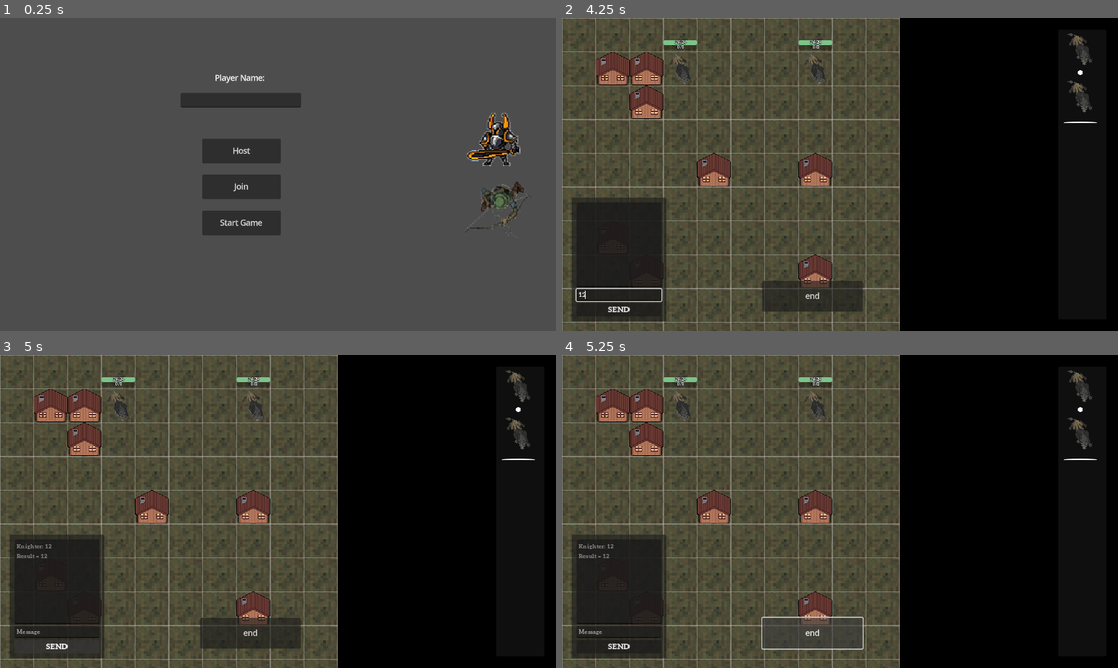
Above: before the commit, frames 1-4 (two rows, left to right).
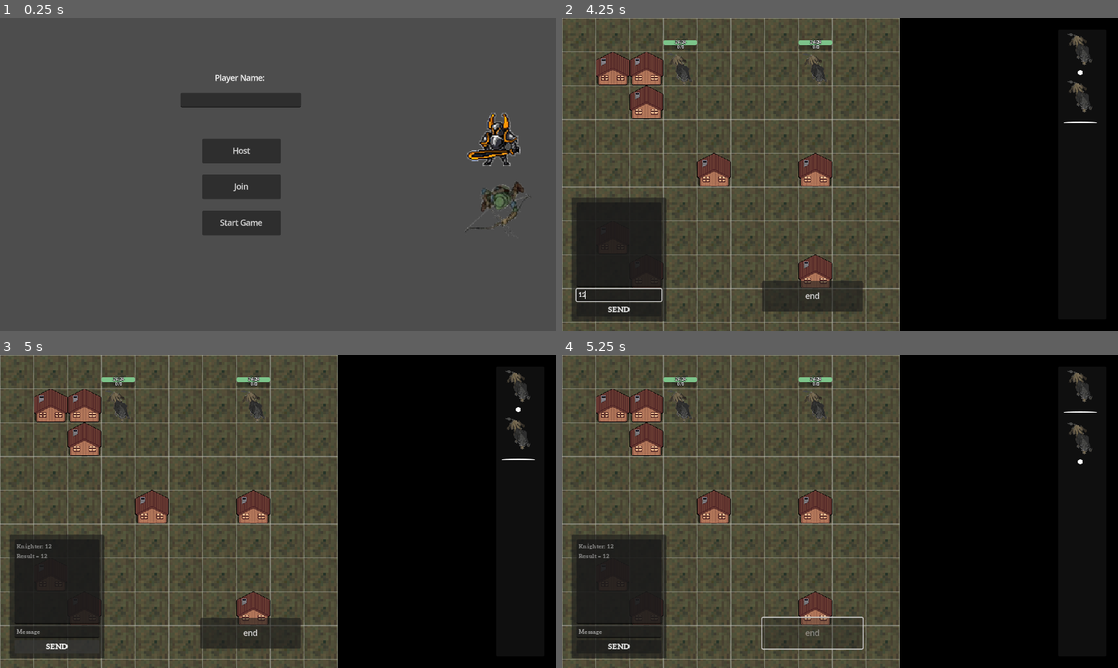
Above: after the commit, the same moments.

Repository: Valar1415/Seed
Game: Godot game, scene res://Utility/Multiplayer Management/MultiplayerController.tscn
Two runs of this game, one before a commit and one after it. Both use one fixed random seed, a clock stepped at 60 frames per second and the inputs below.
Inputs (mouse positions are in pixels of both pictures, inside the frame that each line leads up to):
- Up to frame 1 (0.25 s): no input
- Up to frame 2 (4.25 s): click (801, 99) at 0.52 s; type "Alex" at 0.6 s; click "Host" at 1.25 s; click "Join" at 2 s; click "Start Game" at 2.75 s; click (617, 296) at 3.52 s; type "12" at 3.6 s
- Up to frame 3 (5 s): click "SEND" at 4.25 s
- Up to frame 4 (5.25 s): click "end" at 5 s

Frames 1-3 are identical in both runs. In frame 4, 0.3% of the frame differs, in the area x 43-97%, y 16-90%.
Error in both runs: Invalid operands 'String' and 'int' in operator '+'. (res://Utility/Multiplayer)

Commit message:
P2P UPNP multiplayer connection FIRST ATTEMPT :pray: :pray:

Diff:
--- a/Characters/NPCs/enemy_class.gd
+++ b/Characters/NPCs/enemy_class.gd
@@ -47,25 +47,24 @@
 		#movement = 2
 		#act()
 
-@rpc("any_peer", "call_local", "reliable")
 func turn_start():
 	movement = 2
 	rolls = 1
-	print_rich("[color=#ADD8E6]Enemy turn:[/color] %s" % name)
-	act.rpc()
-
-@rpc("any_peer", "call_local", "reliable")
+	#print_rich("[color=#ADD8E6]Enemy turn:[/color] %s" % name)
+	act()
+
+#@rpc("any_peer", "call_local", "reliable")
 func act():
 	if current_state == States.CORPSE: # Not good, rather get him out of init array
 		return
 
 	set_tilemap_obstacle(false)
 	var target = pick_target()
-	print_rich("[color=red][b]%s:[/b][/color] %s" % ["Enemy target", target.name])
+	#print_rich("[color=red][b]%s:[/b][/color] %s" % ["Enemy target", target.name])
 	get_path_to_target(target)
 	if path.is_empty(): # Do nothing if target inaccessible
 		return
-
+	var target_string_ref = target.get_path() # Multiplayer fix (EncodedObjectAsID)
 
 	atk_targets.clear()
 	check_atk_targets_in_range()
@@ -76,23 +75,24 @@
 		check_atk_targets_in_range()
 		if !atk_targets.is_empty(): # If found target, attack
 			await rotate_towards_target(target.global_position)
-			attack(target)
+			attack.rpc(target_string_ref)
 		else: # Use roll for movement
 			movement = base_movement
 			rolls = 0
 			await move()
 	else:
 		await rotate_towards_target(target.global_position)
-		attack(target)
+		attack.rpc(target_string_ref)
 
 
 	await get_tree().create_timer(2).timeout
 	set_tilemap_obstacle(true)
-	UiEventBus.turn_end.emit(self)
 	emit_signal("turn_end")
 
 
-func attack(target_enemy):
+@rpc("any_peer", "call_local", "reliable")
+func attack(target_enemy_path):
+	var target_enemy = get_node(target_enemy_path)
 	while rolls > 0:
 		var rolled_ability = DiceRoll.roll("1d6")
 		match rolled_ability:
@@ -196,7 +196,7 @@
 #
 	#position += Vector2.DOWN * 70
 
-
+@rpc("any_peer", "call_local", "reliable")
 func take_damage(amount):
 	if armor > 0:
 		var damage_to_armor = min(amount, armor)  # Reduce only the amount available in armor
@@ -236,3 +236,11 @@
 func set_tilemap_obstacle(value):
 	var current_position = tileMap_ground.local_to_map(global_position)
 	astar.set_point_solid(current_position, value)
+
+func roll_dice(skill: Skill):
+	if multiplayer.is_server():
+		skill.dice_result_dmg = DiceRoll.roll(skill.dice_roll_dmg)
+		skill.dice_result_armor = DiceRoll.roll(skill.dice_roll_armor)
+		MultiplayerManager.peer_print(skill.dice_result_dmg)
+		if skill.dice_result_armor != 0:
+			MultiplayerManager.peer_print(skill.dice_result_armor)
--- a/Characters/NPCs/wolf.gd
+++ b/Characters/NPCs/wolf.gd
@@ -1,21 +1,32 @@
 extends Enemy
 
-func attack(target_enemy):
+@rpc("any_peer", "call_local", "reliable")
+func attack(target_enemy_path):
+	var target_enemy = get_node(target_enemy_path)
 	while rolls > 0:
 		var rolled_ability = DiceRoll.roll("1d6")
 		match rolled_ability:
 			1,2,3:
-				var damage = DiceRoll.roll("1d12")
+				var skill = Skill.new()
+				skill.dice_roll_dmg = "1d12"
+				await roll_dice(skill)
+
 				if target_enemy != null:
-					target_enemy.take_damage(damage)
+					target_enemy.take_damage.rpc(skill.dice_result_dmg)
 			4,5:
-				var damage = DiceRoll.roll("1d6 + 1d4")
+				var skill = Skill.new()
+				skill.dice_roll_dmg = "1d6 + 1d4"
+				await roll_dice(skill)
+
 				if target_enemy != null:
-					target_enemy.take_damage(damage)
+					target_enemy.take_damage.rpc(skill.dice_result_dmg)
 			6:
-				var damage = DiceRoll.roll("3d6")
+				var skill = Skill.new()
+				skill.dice_roll_dmg = "1d6 + 1d4"
+				await roll_dice(skill)
+
 				if target_enemy != null:
-					target_enemy.take_damage(damage)
+					target_enemy.take_damage.rpc(skill.dice_result_dmg)
 		rolls -= 1
 		atk_targets.clear()
 		check_atk_targets_in_range()
--- a/Characters/NPCs/wolf.tscn
+++ b/Characters/NPCs/wolf.tscn
@@ -10,7 +10,13 @@
 [sub_resource type="SceneReplicationConfig" id="SceneReplicationConfig_yn6h2"]
 properties/0/path = NodePath(".:position")
 properties/0/spawn = true
-properties/0/replication_mode = 1
+properties/0/replication_mode = 2
+properties/1/path = NodePath(".:rotation")
+properties/1/spawn = true
+properties/1/replication_mode = 2
+properties/2/path = NodePath(".:rolls")
+properties/2/spawn = true
+properties/2/replication_mode = 2
 
 [sub_resource type="RectangleShape2D" id="RectangleShape2D_ryv6h"]
 size = Vector2(70, 70)
--- a/Characters/PCs/Knighter/Knighter.gd
+++ b/Characters/PCs/Knighter/Knighter.gd
@@ -21,43 +21,57 @@
 		reveal_local_UI()
 
 
-
-func execute_ability(ability: Abilities, target_pos: Vector2, target_enemy) -> void:
-	print("Ability executed at position: ", target_pos)
-	print("target enemy name: ", target_enemy)
+@rpc("any_peer", "call_local", "reliable")
+func execute_ability(ability: Abilities, target_pos: Vector2, target_enemy_path) -> void:
+	var target_enemy = get_node(target_enemy_path)
+	#print("Ability executed at position: ", target_pos)
+	#print("target enemy name: ", target_enemy)
 	match ability:
 		Abilities.A1:
-			var damage = roll_dice("1d12 + 1d6")
+			var skill = Skill.new()
+			skill.dice_roll_dmg = "1d12 + 1d6"
+			await roll_dice(skill)
+
 			if target_enemy != null:
-				target_enemy.take_damage(damage)
-			rolls -= 1
+				target_enemy.take_damage.rpc(skill.dice_result_dmg)
+			skill.queue_free() # Prevent memory leak
 		Abilities.A2:
-			var damage = roll_dice("3d4")
-			var armor_ = roll_dice("2d6")
+			var skill = Skill.new()
+			skill.dice_roll_dmg = "3d4"
+			skill.dice_roll_armor = "2d6"
+			await roll_dice(skill)
+
 			if target_enemy != null:
-				target_enemy.take_damage(damage)
-			gain_armor(armor_)
-			rolls -= 1
+				target_enemy.take_damage.rpc(skill.dice_result_dmg)
+			gain_armor.rpc(skill.dice_result_armor)
+			skill.queue_free() # Prevent memory leak
 		Abilities.A3:
 			var shield_icon = debuffIcon.instantiate()
 			%Buffs.add_child(shield_icon)
 			shield_icon.texture = load("res://temp/Shield.png")
-			rolls -= 1
 		Abilities.A4:
-			var damage = roll_dice("1d12 + 1d6")
+			var skill = Skill.new()
+			skill.dice_roll_dmg = "1d12 + 1d6"
+			await roll_dice(skill)
+
 			if target_enemy != null:
-				target_enemy.take_damage(damage)
-			rolls -= 1
+				target_enemy.take_damage.rpc(skill.dice_result_dmg)
+			skill.queue_free() # Prevent memory leak
 		Abilities.A5:
-			var armor_ = roll_dice("4d6")
-			gain_armor(armor_)
-			rolls -= 1
+			var skill = Skill.new()
+			skill.dice_roll_armor = "4d6"
+			await roll_dice(skill)
+
+			gain_armor.rpc(skill.dice_result_armor)
+			skill.queue_free() # Prevent memory leak
 		Abilities.A6:
-			var damage = roll_dice("2d8 + 1d10 + 1d4 + 1d999")
+			var skill = Skill.new()
+			skill.dice_roll_dmg = "2d8 + 1d10 + 1d4 + 1d999"
+			await roll_dice(skill)
+
 			if target_enemy != null:
-				target_enemy.take_damage(damage)
-			rolls -= 1
-
+				target_enemy.take_damage.rpc(skill.dice_result_dmg)
+	rolls -= 1
 
 ## ABILITIES
 
@@ -74,7 +88,7 @@
 func _on_a_3_pressed() -> void:
 	current_ability = Abilities.A3
 	if rolls > 0 and turn:
-		execute_ability(current_ability, Vector2(0,0), Vector2(0,0))
+		execute_ability.rpc(current_ability, Vector2(0,0), Vector2(0,0))
 	pass
 
 func _on_a_4_pressed() -> void:
@@ -85,7 +99,7 @@
 func _on_a_5_pressed() -> void:
 	current_ability = Abilities.A5
 	if rolls > 0 and turn:
-		execute_ability(current_ability, Vector2(0,0), Vector2(0,0))
+		execute_ability.rpc(current_ability, Vector2(0,0), Vector2(0,0))
 	pass
 
 func _on_a_6_pressed() -> void:
--- a/Characters/PCs/Knighter/Knighter.tscn
+++ b/Characters/PCs/Knighter/Knighter.tscn
@@ -58,7 +58,7 @@
 collision_mask = 6
 script = ExtResource("1_e5ccn")
 
-[node name="MultiplayerSynchronizer" type="MultiplayerSynchronizer" parent="."]
+[node name="GeneralSync" type="MultiplayerSynchronizer" parent="."]
 replication_interval = 0.1
 delta_interval = 0.1
 replication_config = SubResource("SceneReplicationConfig_j5j14")
--- a/Characters/PCs/Ranger/Ranger.gd
+++ b/Characters/PCs/Ranger/Ranger.gd
@@ -17,44 +17,64 @@
 
 	if is_multiplayer_authority():
 		combatants.local_player = self
-		initiative = "1d998999"
+		initiative = "1d9999"
 		reveal_local_UI()
 
 
 
-
-func execute_ability(ability: Abilities, target_pos: Vector2, target_enemy) -> void:
-	print("Ability executed at position: ", target_pos)
-	print("target enemy name: ", target_enemy)
+@rpc("any_peer", "call_local", "reliable")
+func execute_ability(ability: Abilities, target_pos: Vector2, target_enemy_path) -> void:
+	var target_enemy = get_node(target_enemy_path)
+	#print("Ability executed at position: ", target_pos)
+	#print("target enemy name: ", target_enemy)
 	match ability:
 		Abilities.A1:
-			var damage = roll_dice("1d6 + 1d8")
+			var skill = Skill.new()
+			skill.dice_roll_dmg = "1d6 + 1d8"
+			await roll_dice(skill)
+
 			if target_enemy != null:
-				target_enemy.take_damage(damage)
-			rolls -= 1
+				target_enemy.take_damage.rpc(skill.dice_result_dmg)
+			skill.queue_free()
 		Abilities.A2:
-			var damage = roll_dice("1d12 + 1d4")
+			var skill = Skill.new()
+			skill.dice_roll_dmg = "1d6 + 1d8"
+			await roll_dice(skill)
+
 			if target_enemy != null:
-				target_enemy.take_damage(damage)
-			rolls -= 1
+				target_enemy.take_damage.rpc(skill.dice_result_dmg)
+			skill.queue_free()
 		Abilities.A3:
-			var health = roll_dice("3d6")
-			gain_health(health)
-			rolls -= 1
+			var skill = Skill.new()
+			skill.dice_roll_health = "3d6"
+			await roll_dice(skill)
+
+			gain_health.rpc(skill.dice_result_health)
+			skill.queue_free()
 		Abilities.A4:
-			var damage = roll_dice("2d8")
+			var skill = Skill.new()
+			skill.dice_roll_dmg = "2d8"
+			await roll_dice(skill)
+
 			if target_enemy != null:
-				target_enemy.take_damage(damage)
-			rolls -= 1
+				target_enemy.take_damage.rpc(skill.dice_result_dmg)
+			skill.queue_free()
 		Abilities.A5:
-			var armor_ = roll_dice("4d6")
-			gain_armor(armor_)
-			rolls -= 1
+			var skill = Skill.new()
+			skill.dice_roll_armor = "4d6"
+			await roll_dice(skill)
+
+			gain_armor.rpc(skill.dice_result_armor)
+			skill.queue_free()
 		Abilities.A6:
-			var damage = roll_dice("6d4")
+			var skill = Skill.new()
+			skill.dice_roll_dmg = "6d4"
+			await roll_dice(skill)
+
 			if target_enemy != null:
-				target_enemy.take_damage(damage)
-			rolls -= 1
+				target_enemy.take_damage.rpc(skill.dice_result_dmg)
+			skill.queue_free()
+	rolls -= 1
 
 
 ## ABILITIES
@@ -72,7 +92,7 @@
 func _on_a_3_pressed() -> void:
 	current_ability = Abilities.A3
 	if rolls > 0 and turn:
-		execute_ability(current_ability, Vector2(0,0), Vector2(0,0))
+		execute_ability.rpc(current_ability, Vector2(0,0), Vector2(0,0))
 	pass
 
 func _on_a_4_pressed() -> void:
@@ -83,7 +103,7 @@
 func _on_a_5_pressed() -> void:
 	current_ability = Abilities.A5
 	if rolls > 0 and turn:
-		execute_ability(current_ability, Vector2(0,0), Vector2(0,0))
+		execute_ability.rpc(current_ability, Vector2(0,0), Vector2(0,0))
 	pass
 
 func _on_a_6_pressed() -> void:
--- a/Characters/PCs/Ranger/Ranger.tscn
+++ b/Characters/PCs/Ranger/Ranger.tscn
@@ -22,6 +22,20 @@
 properties/3/spawn = true
 properties/3/replication_mode = 2
 
+[sub_resource type="SceneReplicationConfig" id="SceneReplicationConfig_l5tww"]
+properties/0/path = NodePath("GUI_Global/Attributes/HealthBar:value")
+properties/0/spawn = true
+properties/0/replication_mode = 2
+properties/1/path = NodePath("GUI_Global/Attributes/ArmorBar:value")
+properties/1/spawn = true
+properties/1/replication_mode = 2
+properties/2/path = NodePath("GUI_Global/Attributes/HealthBar/HealthLbl:text")
+properties/2/spawn = true
+properties/2/replication_mode = 2
+properties/3/path = NodePath("GUI_Global/Attributes/ArmorBar/ArmorLbl:text")
+properties/3/spawn = true
+properties/3/replication_mode = 2
+
 [sub_resource type="RectangleShape2D" id="RectangleShape2D_vaaew"]
 size = Vector2(70, 70)
 
@@ -58,10 +72,13 @@
 collision_mask = 6
 script = ExtResource("1_30svg")
 
-[node name="MultiplayerSynchronizer" type="MultiplayerSynchronizer" parent="."]
+[node name="GeneralSync" type="MultiplayerSynchronizer" parent="."]
 replication_interval = 0.1
 delta_interval = 0.1
 replication_config = SubResource("SceneReplicationConfig_j5j14")
+
+[node name="UISync" type="MultiplayerSynchronizer" parent="."]
+replication_config = SubResource("SceneReplicationConfig_l5tww")
 
 [node name="Sprite2D" type="Sprite2D" parent="."]
 texture = ExtResource("2_fi6hc")
--- a/Characters/PCs/player_class.gd
+++ b/Characters/PCs/player_class.gd
@@ -58,8 +58,9 @@
 
 var current_ability: Abilities = Abilities.A0
 var targeting_active: bool = false
-var dice_result: int = 0
-
+
+#@export var dice_result: int = 0 # Was used die roll for rpc sync
+#@export var dice_result2: int = 0
 
 func _process(_delta) -> void:
 	var n = calculate_mouse_pos()
@@ -77,16 +78,17 @@
 		global_position = mouse_pos
 
 func _input_event(_viewport, event, _shape_idx): # Mouse Drag&Drop
-	if event is InputEventMouseButton and event.pressed:
-		if event.button_index == MOUSE_BUTTON_LEFT:
-			is_dragging = true
-			#print("Mouse button pressed on player")
-
-
-	if event is InputEventMouseButton and not event.pressed:
-		if event.button_index == MOUSE_BUTTON_LEFT:
-			is_dragging = false
-			snap_to_nearest_tile()
+	if is_multiplayer_authority():
+		if event is InputEventMouseButton and event.pressed:
+			if event.button_index == MOUSE_BUTTON_LEFT:
+				is_dragging = true
+				#print("Mouse button pressed on player")
+
+
+		if event is InputEventMouseButton and not event.pressed:
+			if event.button_index == MOUSE_BUTTON_LEFT:
+				is_dragging = false
+				snap_to_nearest_tile()
 
 func _input(event: InputEvent) -> void:
 	if is_multiplayer_authority():
@@ -144,6 +146,7 @@
 
 		# Find enemy on selected tile
 		var target_enemy = find_enemy_on_tile(target_pos)
+		var target_enemy_string_ref = target_enemy.get_path() # Multiplayer fix (EncodedObjectAsID)
 
 		# Check if ranged attack is blocked
 		var range_atk_collider = raycast.get_collider()
@@ -151,7 +154,7 @@
 		# Execute the ability with the target tile position
 		if range_atk_collider == null or !range_atk_collider.is_in_group("obstacle"): # Check if ranged attack is blocked
 			if rolls > 0:
-					execute_ability(current_ability, target_pos, target_enemy)
+					execute_ability.rpc(current_ability, target_pos, target_enemy_string_ref)
 		else:
 			print("Attack blocked by obstacle")
 
@@ -162,7 +165,9 @@
 	target_icon.visible = false
 	raycast.enabled = false
 
-func execute_ability(ability: Abilities, target_pos: Vector2, target_enemy) -> void:
+@rpc("any_peer", "call_local", "reliable")
+func execute_ability(ability: Abilities, target_pos: Vector2, target_enemy_path) -> void:
+	var target_enemy = get_node(target_enemy_path)
 	print("Ability executed at position: ", target_pos)
 	print("target enemy name: ", target_enemy)
 	match ability:
@@ -182,6 +187,7 @@
 
 ## ATTRIBUTES
 
+@rpc("any_peer", "call_local", "reliable")
 func gain_health(amount):
 	health += amount
 	if health > max_health:
@@ -189,6 +195,7 @@
 	%HealthBar.value = health
 	%HealthLbl.text = str(health, "/", max_health)
 
+@rpc("any_peer", "call_local", "reliable")
 func gain_armor(amount):
 	armor += amount
 	if armor > max_armor:
@@ -196,6 +203,7 @@
 	%ArmorBar.value = armor
 	%ArmorLbl.text = str(armor, "/", max_armor)
 
+@rpc("any_peer", "call_local", "reliable")
 func take_damage(amount):
 	if armor > 0:
 		var damage_to_armor = min(amount, armor)  # Reduce only the amount available in armor
@@ -248,10 +256,20 @@
 func reveal_local_UI():
 	$GUI_Local.show()
 
-
-func roll_dice(dice):
-	var result = DiceRoll.roll(dice)
-	print(result)
-	if result != 0:
-		world.type_dice_result(result)
-		return result
+func roll_dice(skill: Skill):
+	if multiplayer.is_server():
+		skill.dice_result_dmg = DiceRoll.roll(skill.dice_roll_dmg)
+		skill.dice_result_armor = DiceRoll.roll(skill.dice_roll_armor)
+		world.type_dice_result.rpc(skill.dice_result_dmg)
+		MultiplayerManager.peer_print(skill.dice_result_dmg)
+		if skill.dice_result_armor != 0:
+			world.type_dice_result.rpc(skill.dice_result_armor)
+			MultiplayerManager.peer_print(skill.dice_result_armor)
+		#sync_diceroll.rpc(attack)
+		##return result
+#
+#@rpc("any_peer", "call_local", "reliable")
+#func sync_diceroll(attack: Attack):
+	#
+	#dice_result2 = result2
+	#MultiplayerManager.peer_print(result2)
--- a/Utility/Initiative Bar/TurnManager/initiative_manager.gd
+++ b/Utility/Initiative Bar/TurnManager/initiative_manager.gd
@@ -7,7 +7,7 @@
 var turn: int = 0
 var turnInit: int = 0
 
-var local_player: Player
+var local_player: Player # Set from individual Player scripts
 
 func _ready() -> void:
 	if multiplayer.is_server():
@@ -37,7 +37,8 @@
 
 	await get_tree().create_timer(1).timeout
 	broadcast_initative_order.rpc(initiative_order)
-	var turn_owner_name = initiative_order[turnInit]["name"]
+	connect_NPC_signals.rpc()
+	#var turn_owner_name = initiative_order[turnInit]["name"]
 	start_first_turn.rpc()
 
 
@@ -57,42 +58,44 @@
 	turn += 1
 
 	var turn_owner = get_current_turn_owner()
-	MultiplayerManager.peer_print(turn_owner)
+	#MultiplayerManager.peer_print(turn_owner)
 	#MultiplayerManager.peer_print(is_local_player_turn_owner())
-
-	if is_local_player_turn_owner():
-		ally_turn_start(turn_owner)
-		UiEventBus.turn_end.emit(turn_owner)
-	else: # Enemy turn
-		if multiplayer.is_server():
-			enemy_turn_start(turn_owner)
+	if multiplayer.is_server():
+		MultiplayerManager.peer_print(get_current_turn_owner())
 
 
-func ally_turn_start(turn_owner):
+	if is_local_player_turn_owner(): # Ally turn
+		owner_turn_start(turn_owner)
+		UiEventBus.turn_end.emit(turn_owner)
+	elif !turn_owner.is_in_group("player"): # Enemy turn
+		if multiplayer.is_server():
+			owner_turn_start(turn_owner)
+			UiEventBus.turn_end.emit(turn_owner)
+
+
+func owner_turn_start(turn_owner):
 	turn_owner.turn_start()
 	update_ui.rpc()
 	#MultiplayerManager.peer_print("my turn")
 
+
 @rpc("any_peer", "call_local", "reliable")
 func start_first_turn():
 	if is_local_player_turn_owner():
-		ally_turn_start(get_current_turn_owner())
-	MultiplayerManager.peer_print(get_current_turn_owner())
+		owner_turn_start(get_current_turn_owner())
+	#MultiplayerManager.peer_print(get_current_turn_owner())
 
 
 @rpc("any_peer", "call_local", "reliable")
 func update_ui() -> void: # Button
 	%EndTurnButton.update()
 
-func enemy_turn_start(turn_owner):
-	#print(turn_owner)
-	turn_owner.turn_start.rpc()
 
 func find_combatant_by_name(char_name: String) -> Node:
 	var characters_root = get_tree().root.get_node("World/Combatants")
 	return characters_root.find_child(char_name, true, false)
 
-func _on_end_turn_pressed() -> void:
+func _on_end_turn_pressed() -> void: # Called on button press & enemy.act()
 	end_turn.rpc()
 
 @rpc("any_peer", "call_local", "reliable")
@@ -100,6 +103,12 @@
 	initiative_order = order
 	for character in initiative_order:
 		character["node"] = find_combatant_by_name(character["name"])
+
+@rpc("any_peer", "call_local", "reliable")
+func connect_NPC_signals():
+	for character in initiative_order:
+		if character["node"].is_in_group("enemy"):
+			character["node"].turn_end.connect(Callable(self, "_on_end_turn_pressed"))
 
 
 
--- a/Utility/Multiplayer Management/MultiplayerController.gd
+++ b/Utility/Multiplayer Management/MultiplayerController.gd
@@ -10,15 +10,40 @@
 var selected_class = "Knighter"
 #endregion Public Variables
 
+#region UPNP
+var upnp
+var external_ip
+#endregion UPNP
+
 # Called when the node enters the scene tree for the first time
 func _ready():
 	multiplayer.peer_connected.connect(_on_peer_connected)
 	multiplayer.peer_disconnected.connect(_on_peer_disconnected)
 	multiplayer.connected_to_server.connect(_on_connected_to_server)
 	multiplayer.connection_failed.connect(_on_connection_failed)
+	uPnP_setup()
 
 	if "--server" in OS.get_cmdline_args():
 		HostGame()
+
+func uPnP_setup():
+	upnp = UPNP.new()
+	var discover_result = upnp.discover()
+
+	if discover_result == UPNP.UPNP_RESULT_SUCCESS:
+		if upnp.get_gateway() and upnp.get_gateway().is_valid_gateway():
+
+			var map_result_udp = upnp.add_port_mapping(port, port, "godot_udp", "UDP", 0)
+			var map_result_tcp = upnp.add_port_mapping(port, port, "godot_tcp", "TCP", 0)
+
+			if not map_result_udp == UPNP.UPNP_RESULT_SUCCESS:
+				upnp.add_port_mapping(port, port, "", "UDP")
+			if not map_result_tcp == UPNP.UPNP_RESULT_SUCCESS:
+				upnp.add_port_mapping(port, port, "", "TCP")
+
+	external_ip = upnp.query_external_address()
+
+
 
 #region Multiplayer Callbacks
 # This get called on the server and clients
@@ -83,6 +108,7 @@
 
 	MultiplayerManager.peer_print("Hosting and waiting for players, sending PI")
 	SendPlayerInformation($PlayerName.text, multiplayer.get_unique_id(), selected_class)
+	MultiplayerManager.peer_print(peer)
 #endregion Multiplayer Methods
 
 func _on_host_button_down():
@@ -90,9 +116,10 @@
 
 func _on_join_button_down():
 	peer = ENetMultiplayerPeer.new()
-	peer.create_client(address, port)
+	peer.create_client(external_ip, port)
 	peer.get_host().compress(ENetConnection.COMPRESS_RANGE_CODER)
 	multiplayer.set_multiplayer_peer(peer)
+
 
 func _on_start_game_button_down():
 	# TODO: Assert every player has a name
@@ -105,3 +132,8 @@
 func _on_ranger_class_pressed() -> void:
 	selected_class = "ranger"
 #endregion Class Selection Callbacks
+
+
+func _exit_tree() -> void:
+	upnp.delete_port_mapping(port, "UDP")
+	upnp.delete_port_mapping(port, "TCP")
--- a/Utility/Multiplayer Management/MultiplayerController.tscn
+++ b/Utility/Multiplayer Management/MultiplayerController.tscn
@@ -5,7 +5,6 @@
 [ext_resource type="Texture2D" uid="uid://dnxp837jin7xo" path="res://Characters/PCs/Ranger/Ranger.png" id="3_87lb6"]
 [ext_resource type="Texture2D" uid="uid://ba2vovnx8jg60" path="res://Characters/PCs/Knighter/KnighterHover.png" id="3_x6ph7"]
 [ext_resource type="Texture2D" uid="uid://bwmdhrbt0uexu" path="res://Characters/PCs/Ranger/RangerHover.png" id="5_1xgic"]
-
 
 [node name="MultiplayerController" type="Control"]
 layout_mode = 3
@@ -115,6 +114,7 @@
 offset_bottom = 136.0
 text = "Player Name:"
 
+[connection signal="tree_exiting" from="." to="." method="_on_tree_exiting"]
 [connection signal="pressed" from="ClassChoice/VBoxContainer/KnighterClass" to="." method="_on_knighter_class_pressed"]
 [connection signal="pressed" from="ClassChoice/VBoxContainer/RangerClass" to="." method="_on_ranger_class_pressed"]
 [connection signal="pressed" from="Host" to="." method="_on_host_button_down"]
--- /dev/null
+++ b/Utility/Skill.gd
@@ -0,0 +1,10 @@
+extends Node
+class_name Skill
+
+var dice_roll_dmg: String
+var dice_roll_health: String
+var dice_roll_armor: String
+
+var dice_result_dmg: int = 0
+var dice_result_health: int = 0
+var dice_result_armor: int = 0
--- a/world.gd
+++ b/world.gd
@@ -39,6 +39,7 @@
 
 
 
+
 func _on_send_pressed() -> void:
 	%Message.release_focus()
 
@@ -49,7 +50,6 @@
 		message.text = ""
 
 
-
 func roll_dice(dice):
 	var result = DiceRoll.roll(dice)
 	print(result)
@@ -57,6 +57,8 @@
 		type_dice_result(result)
 		return result
 
+
+@rpc("any_peer", "call_local", "reliable")
 func type_dice_result(result):
 		chatbox.text += str("Result = ", result, "\n")
 		chatbox.scroll_vertical = chatbox.get_line_height()
Not shown: 1 places in Characters/PCs/Ranger/Ranger.tscn that only renumber resources
